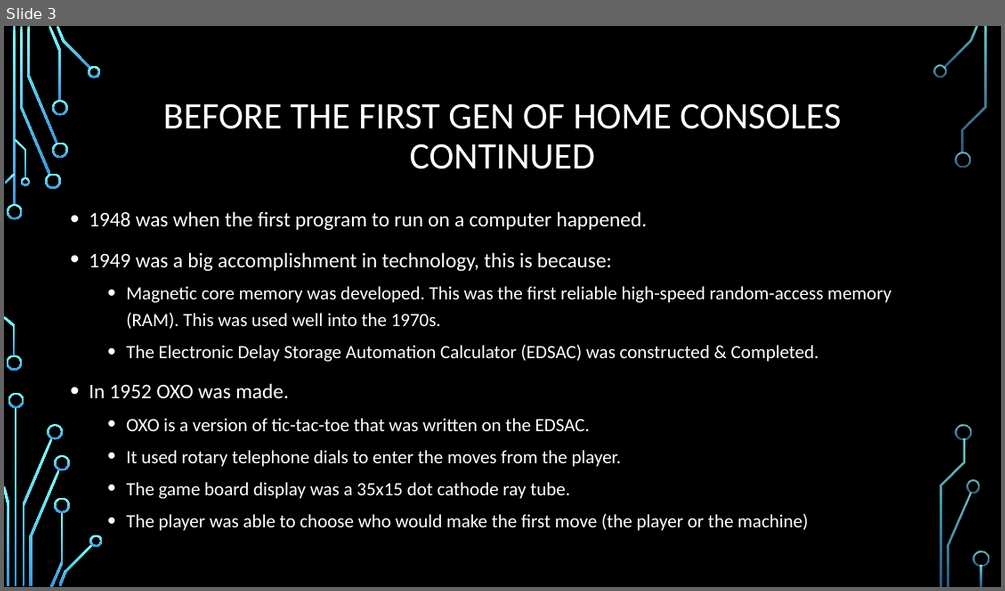
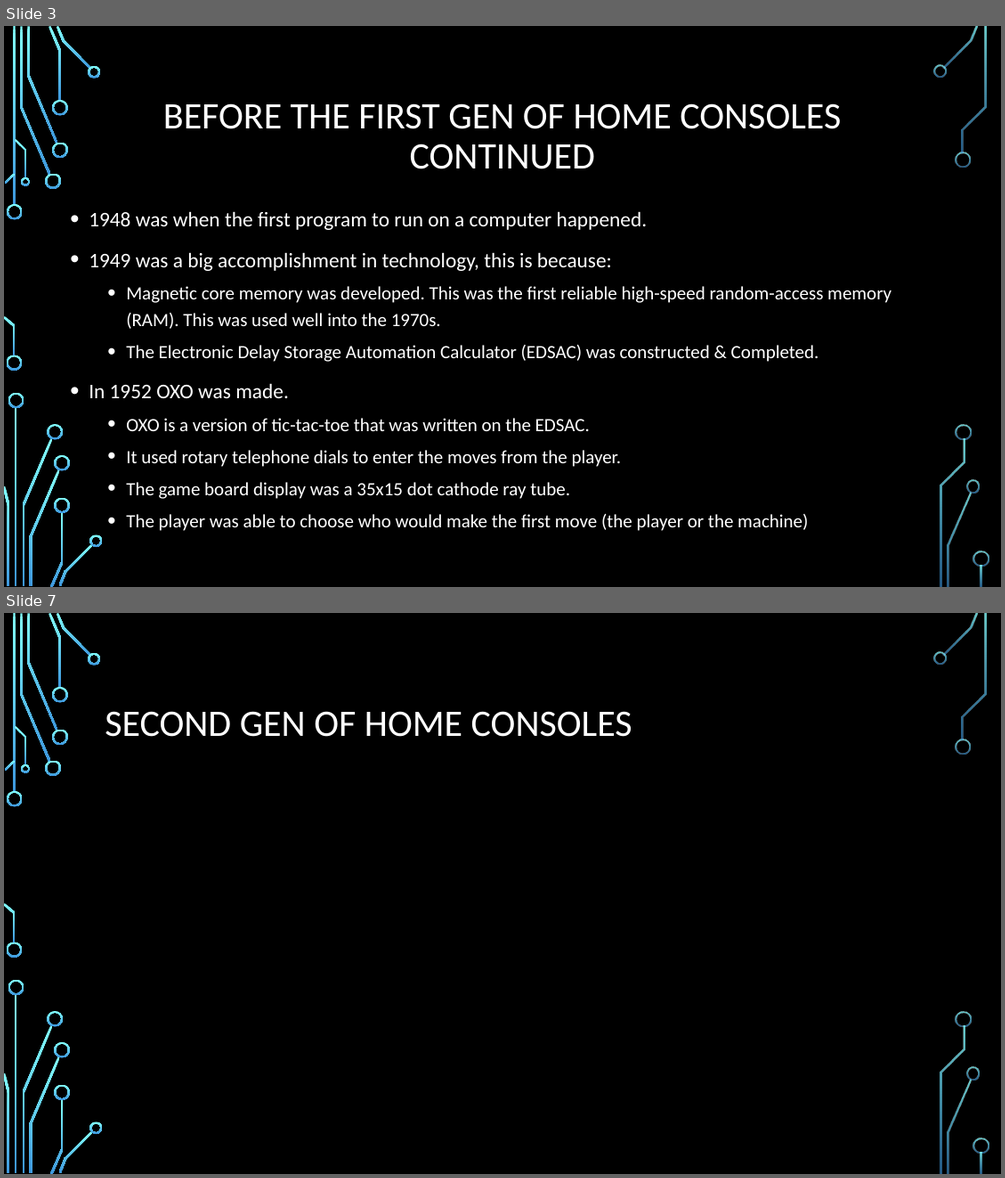
Before and after one commit to Stampard0/Assessments, a slide deck: Informational Technology (Game Design)/Part 1 Redo/Cluster - Introduction to Game Design/AT04/AT04 Video Game History By Richard Pountney.pptx. Shown one above the other, each under a label of ours: slide 3 before the commit, slides 3 and 7 after it; the slides between them are not shown. The pictures are 1005x591 and 1005x1178 pixels, drawn with LibreOffice and Linux fonts; fonts in the diff are those of the drawing; background and template pictures are left out. Boxes give left, top, right and bottom in pixels: in the first picture for what was removed or moved away, otherwise in the second. Text is boxed around its words. In the diff, an @@ line names an element or a change of style, - is before the commit and + after.

```diff
--- a/Informational Technology (Game Design)/Part 1 Redo/Cluster - Introduction to Game Design/AT04/AT04 Video Game History By Richard Pountney.pptx
+++ b/Informational Technology (Game Design)/Part 1 Redo/Cluster - Introduction to Game Design/AT04/AT04 Video Game History By Richard Pountney.pptx
@@ slide 7 added at (4, 613, 1001, 1174), background picture (left out); not listed: 36 template elements that a slide beside it also shows @@
@@ title added at (105, 711, 632, 737), 36 pt, text #FFFFFF @@
+SECOND GEN OF HOME CONSOLES
```
Also in this commit, not shown: 2 slides changed, 10 other slides added.
